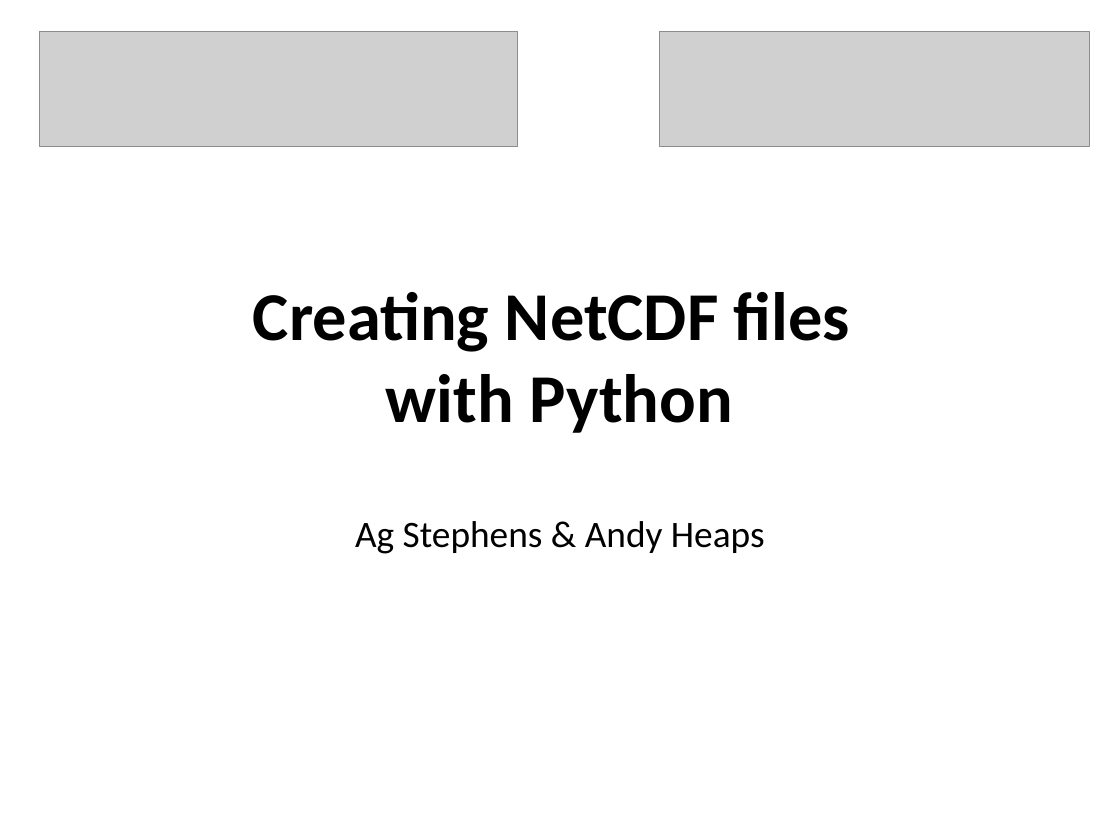
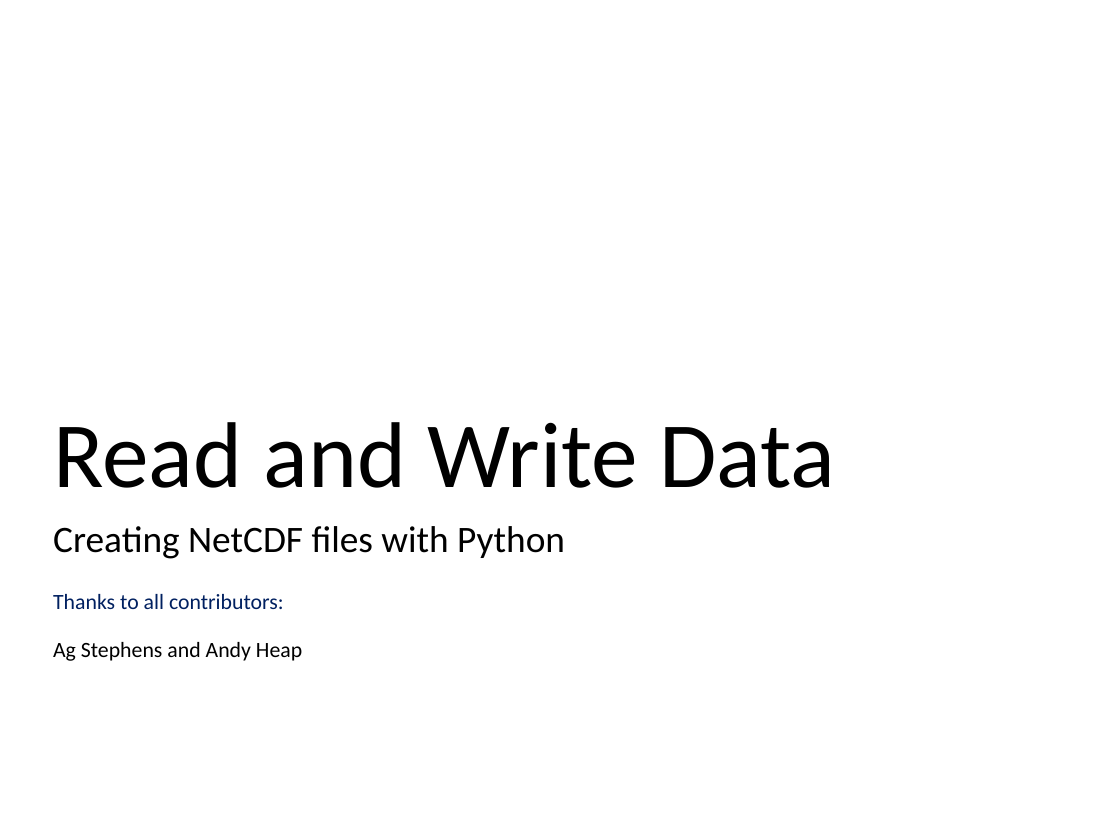
Before and after one commit to ncasuk/ncas-isc, a slide deck: slide 1 of python/presentations/read_write_data/11_create_netcdf_python.ppt. Drawn at 1120x840 pixels with LibreOffice and Linux fonts; fonts in the diff are those of the drawing; grey boxes stand for pictures; background and template pictures are left out. Boxes give left, top, right and bottom in pixels: in the first picture for what was removed or moved away, otherwise in the second. Text is boxed around its words. In the diff, an @@ line names an element or a change of style, - is before the commit and + after.

Commit message:
Finished read_write_data11

```diff
--- a/python/presentations/read_write_data/11_create_netcdf_python.ppt
+++ b/python/presentations/read_write_data/11_create_netcdf_python.ppt
@@ picture removed at <box>39,31,517,146</box> @@
@@ picture removed at <box>660,31,1090,146</box> @@
@@ title added at <box>53,422,835,488</box>, 60 pt, text #000000 @@
+Read and Write Data
@@ subtitle at <box>53,526,565,559</box>: text changed; size 44 to 24 pt; bold off @@
-Creating NetCDF files
-with Python
+Creating NetCDF files with Python
@@ text at <box>53,594,302,661</box>: text changed; size 24 to 14 pt; text colour #000000 to #002060 @@
-Ag Stephens & Andy Heaps
+Thanks to all contributors:
+Ag Stephens and Andy Heap
```
Also in this commit, not shown: 16 other slides changed.
